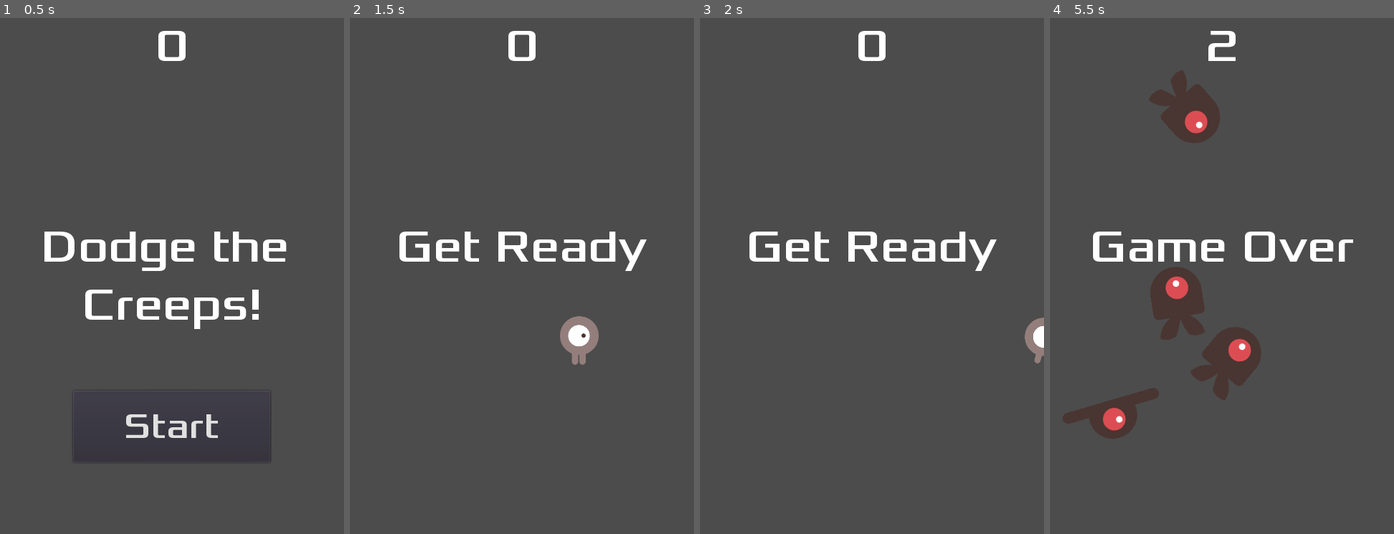
Above: before the commit, frames 1-4 (left to right).
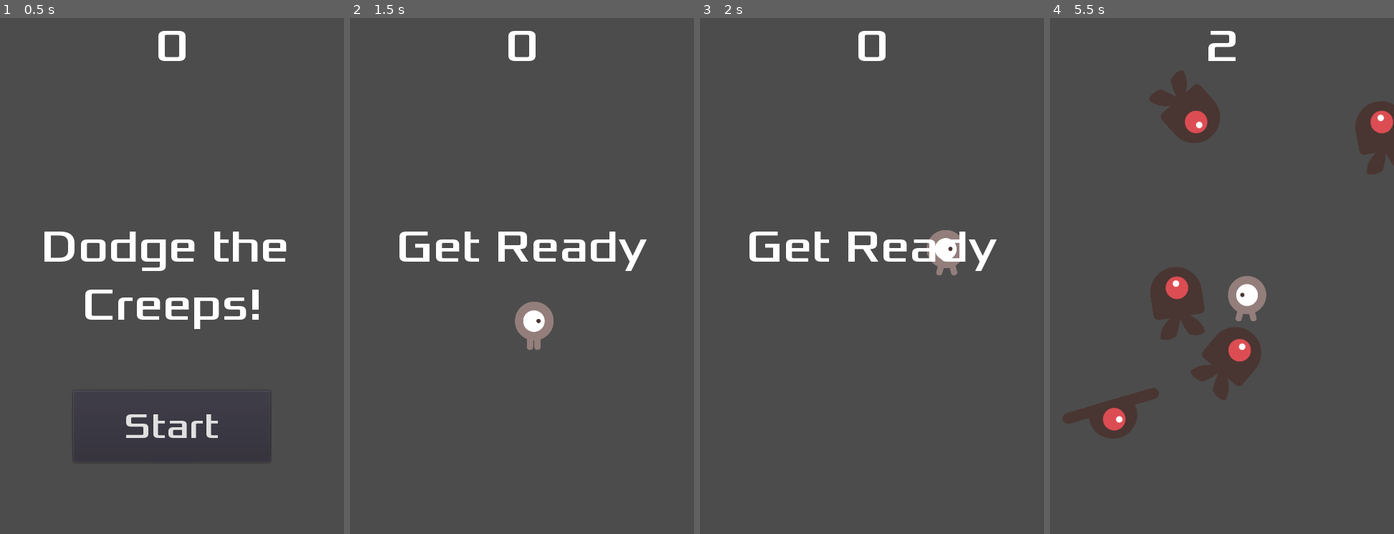
Above: after the commit, the same moments.

Repository: antonkanin/dodge_creeps
Game: Godot game, scene res://Main.tscn
Same seed, same stepped clock (60 frames per second), same inputs: the game is played once before the commit and once after it.
Inputs (mouse positions are in pixels of both pictures, inside the frame that each line leads up to):
- Up to frame 1 (0.5 s): no input
- Up to frame 2 (1.5 s): click "Start" at 0.5 s; tap Enter at 1.25 s; move the mouse to (597, 250) at 1.27 s; hold Right (ui_right) from 1.28 s (still down); click (597, 250) at 1.42 s
- Up to frame 3 (2 s): keep holding Right (ui_right)
- Up to frame 4 (5.5 s): move the mouse to (1153, 301) at 2.02 s; release Right (ui_right) at 2.03 s; hold Down (ui_down) 2.03-2.78 s; click (1153, 301) at 2.17 s; move the mouse to (1256, 162) at 2.77 s; hold Right (ui_right) 2.78-3.53 s; click (1256, 162) at 2.92 s; move the mouse to (1204, 379) at 3.52 s; hold Up (ui_up) 3.53-4.28 s; click (1204, 379) at 3.67 s; move the mouse to (1325, 353) at 4.27 s; hold Left (ui_left) from 4.28 s (still down); click (1325, 353) at 4.42 s; move the mouse to (1118, 198) at 5.02 s; click (1118, 198) at 5.17 s

Frame 1 is identical in both runs. In frame 2, 1.5% of the frame differs, in the area x 47-73%, y 55-68%; in frame 3, 0.8%; in frame 4, 3.6%, in the area x 12-100%, y 16-59%.

Commit message:
adding mouse & touch to control the player movements

Diff:
--- a/Player.gd
+++ b/Player.gd
@@ -3,30 +3,43 @@
 signal hit
 
 export var speed = 400 # how fast the player can move
-
+var velocity = Vector2()
 var screen_size # size of the game window
+var target = Vector2()
 
 # Called when the node enters the scene tree for the first time.
 func _ready():
 	screen_size = get_viewport_rect().size
 	hide() # hiding the player at the start
 
+func start(pos):
+	position = pos
+	target = pos
+	show()
+	$CollisionShape2D.disabled = false
+
+func _input(event):
+	if event is InputEventScreenTouch and event.pressed:
+		target = event.position
 
 # Called every frame. 'delta' is the elapsed time since the previous frame.
 func _process(delta):
-	var velocity = Vector2()
+	if position.distance_to(target) > 10:
+		velocity = (target - position).normalized() * speed
+	else:
+		velocity = Vector2()
 
-	if Input.is_action_pressed("ui_right"):
-		velocity.x += 1
-
-	if Input.is_action_pressed("ui_left"):
-		velocity.x -= 1
-
-	if Input.is_action_pressed("ui_down"):
-		velocity.y += 1
-
-	if Input.is_action_pressed("ui_up"):
-		velocity.y -= 1
+#	if Input.is_action_pressed("ui_right"):
+#		velocity.x += 1
+#
+#	if Input.is_action_pressed("ui_left"):
+#		velocity.x -= 1
+#
+#	if Input.is_action_pressed("ui_down"):
+#		velocity.y += 1
+#
+#	if Input.is_action_pressed("ui_up"):
+#		velocity.y -= 1
 
 	if velocity.length() > 0:
 		velocity = velocity.normalized() * speed;
@@ -35,8 +48,8 @@
 		$AnimatedSprite.stop()
 
 	position += velocity * delta
-	position.x = clamp(position.x, 0, screen_size.x)
-	position.y = clamp(position.y, 0, screen_size.y)
+#	position.x = clamp(position.x, 0, screen_size.x)
+#	position.y = clamp(position.y, 0, screen_size.y)
 
 	if velocity.x != 0:
 		$AnimatedSprite.animation = "right"
@@ -50,8 +63,3 @@
 	hide()
 	emit_signal("hit")
 	$CollisionShape2D.set_deferred("disabled", true)
-
-func start(pos):
-	position = pos
-	show()
-	$CollisionShape2D.disabled = false
--- a/project.godot
+++ b/project.godot
@@ -23,6 +23,12 @@
 
 window/size/width=480
 window/size/height=720
+window/stretch/mode="2d"
+window/stretch/aspect="keep"
+
+[input_devices]
+
+pointing/emulate_touch_from_mouse=true
 
 [rendering]
 
